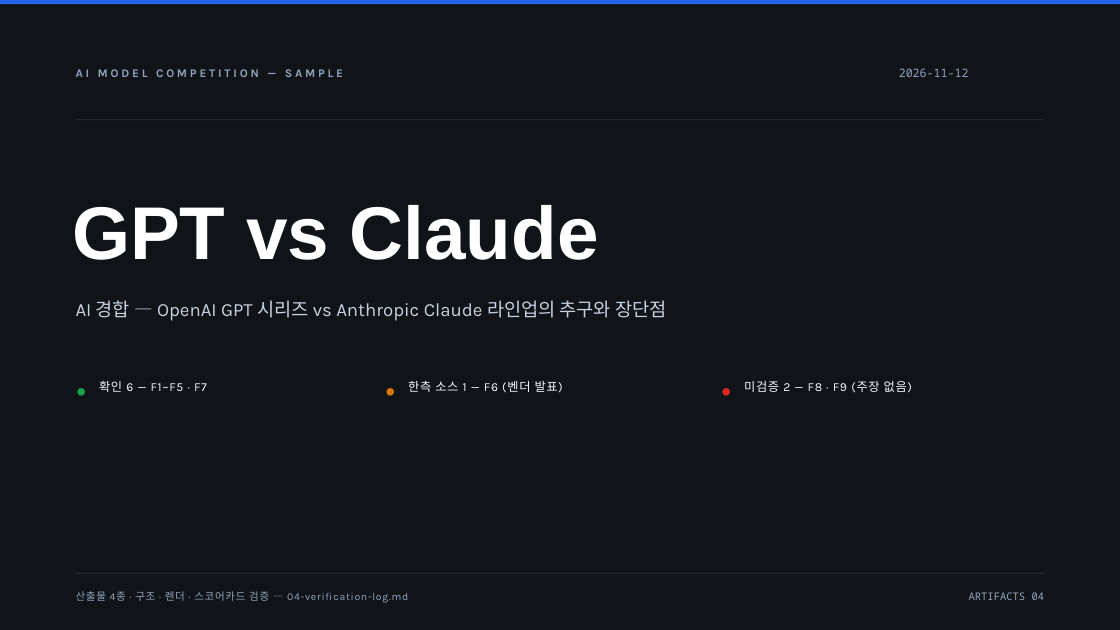
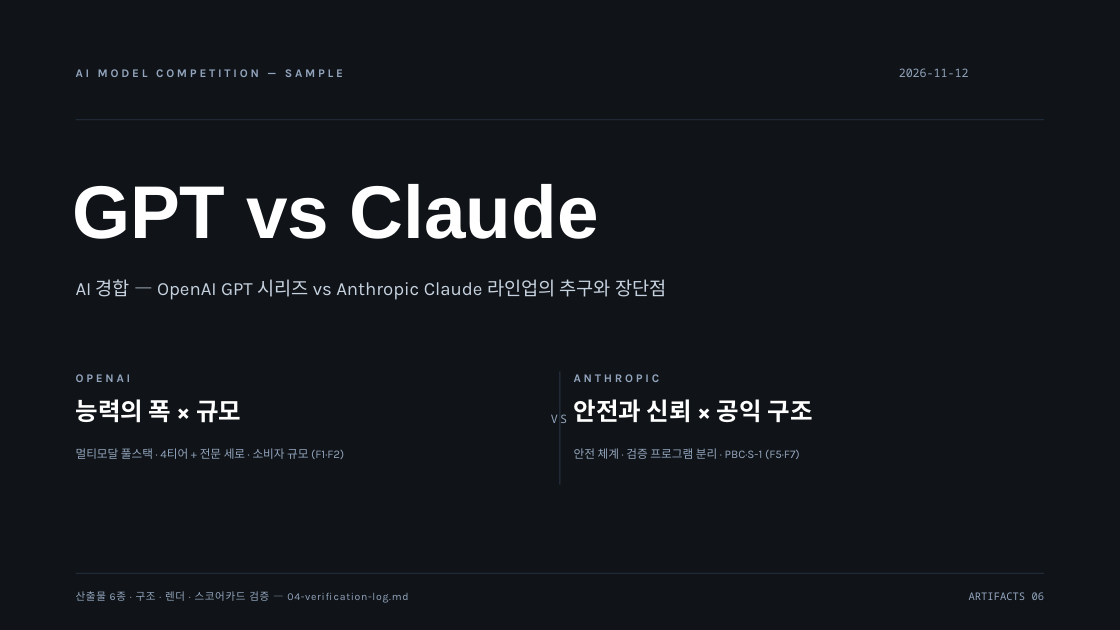
Before and after one commit to yjj3019/AI-Harness, a slide deck: slide 1 of docs/practice/ai-model-competition-2026-11-12/03-deck.pptx. Drawn at 1120x630 pixels with LibreOffice and Linux fonts; fonts in the diff are those of the drawing. Boxes give left, top, right and bottom in pixels: in the first picture for what was removed or moved away, otherwise in the second. Text is boxed around its words. In the diff, an @@ line names an element or a change of style, - is before the commit and + after.

Commit message:
docs(practice): deck v2 redesign — layout archetypes + visual encodings (external references: reveal.js, slidev — MIT, ideas-only)
User review: per-slide design craft insufficient. Re-read all 12 slides (defects D1-D8), adopted design know-how from external repos (hakimel/reveal.js white theme values; slidev layout-archetype system; anthropics/skills excluded — no license). Rebuilt: 8 layout archetypes (cover/statement/table/ladder/duel/price-scale/bar-grid/two-col/matrix/close), 4 visual encodings (tier ladders, log-scale price bars, benchmark bars, 1:1 matrix), display type scale, anchored footnotes. Verified: check_office 0, render5 12/12 (missingFonts 0, sourceSha256=file sha256 05d7d20f), full visual re-read, scorecard 86/100. Evidence rules unchanged (F6 one-sided amber, F8/F9 no claims, zero OpenAI prices). OpenShift binaries restored from committed bytes (diverged on disk).

```diff
--- a/docs/practice/ai-model-competition-2026-11-12/03-deck.pptx
+++ b/docs/practice/ai-model-competition-2026-11-12/03-deck.pptx
@@ rectangle removed at [0,0,1120,4] @@
@@ text "GPT vs Claude": place and size @@
-text "GPT vs Claude" at [72,205,599,260]
+text "GPT vs Claude" at [72,184,599,239]
@@ text "AI 경합 — OpenAI GPT ...": place and size @@
-text "AI 경합 — OpenAI GPT ..." at [76,300,666,321]
+text "AI 경합 — OpenAI GPT ..." at [76,279,666,300]
@@ text added at [76,374,131,382], 10 pt, text #93A5BE, bold @@
+OPENAI
@@ ellipse removed at [77,388,85,396] @@
@@ text removed at [99,381,207,392] @@
-확인 6 — F1~F5 · F7
@@ ellipse removed at [386,388,394,396] @@
@@ text removed at [408,381,563,393] @@
-한측 소스 1 — F6 (벤더 발표)
@@ rectangle added at [560,371,560,485], fill #2A3648 @@
@@ text added at [574,374,659,382], 10 pt, text #93A5BE, bold @@
+ANTHROPIC
@@ ellipse removed at [723,388,730,396] @@
@@ text removed at [744,381,912,393] @@
-미검증 2 — F8 · F9 (주장 없음)
@@ text added at [76,399,241,423], 21 pt, text #FFFFFF, bold @@
+능력의 폭 × 규모
@@ text added at [551,414,567,423], 10 pt, text #93A5BE @@
+VS
@@ text added at [574,399,812,423], 21 pt, text #FFFFFF, bold @@
+안전과 신뢰 × 공익 구조
@@ text added at [76,448,344,459], 10 pt, text #93A5BE @@
+멀티모달 풀스택 · 4티어 + 전문 세로 · 소비자 규모 (F1·F2)
@@ text added at [574,448,800,459], 10 pt, text #93A5BE @@
+안전 체계 · 검증 프로그램 분리 · PBC·S-1 (F5·F7)
@@ text at [76,591,409,603]: text changed @@
-산출물 4종 · 구조 · 렌더 · 스코어카드 검증 — 04-verification-log.md
+산출물 6종 · 구조 · 렌더 · 스코어카드 검증 — 04-verification-log.md
@@ text at [969,592,1045,600]: text changed @@
-ARTIFACTS 04
+ARTIFACTS 06
```
Also in this commit, not shown: 11 other slides changed, 3 other files.
